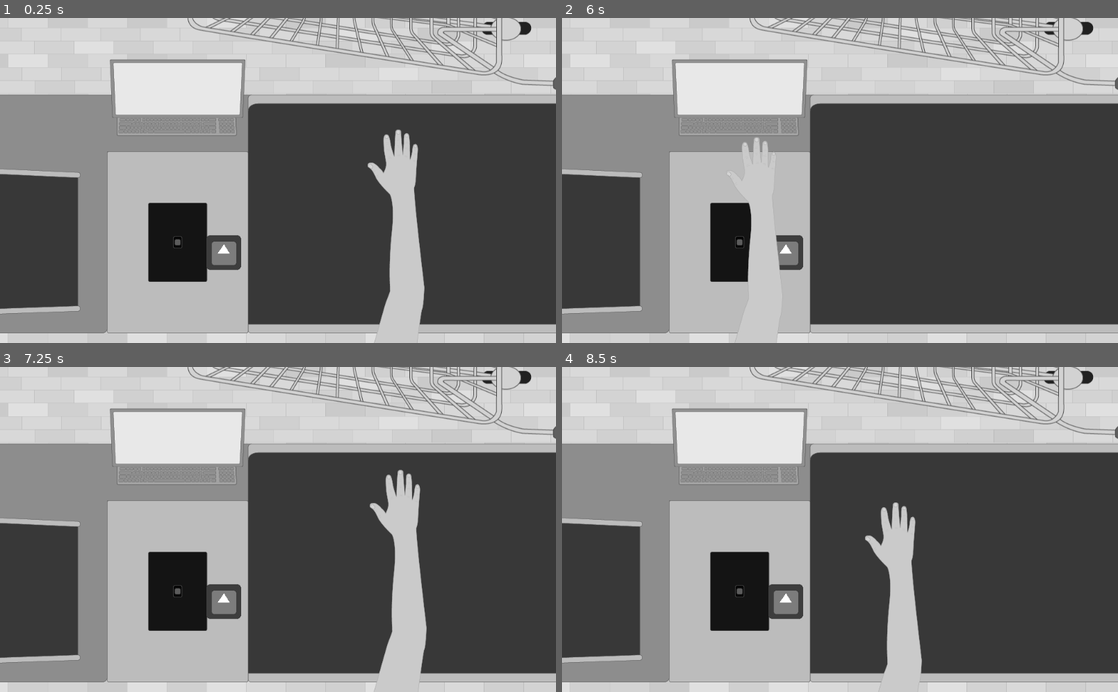
Above: before the commit, frames 1-4 (two rows, left to right).
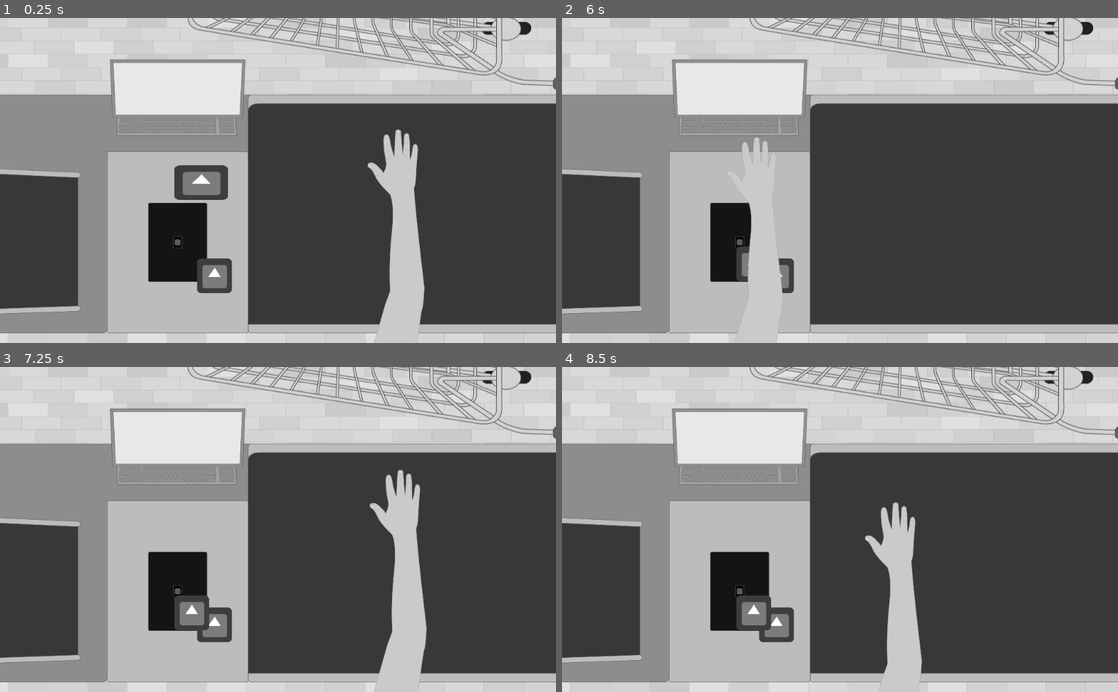
Above: after the commit, the same moments.

Repository: williamPropp/Wage-Mart
Game: Godot game, scene res://scenes/scanning_scene.tscn
Same seed, same stepped clock (60 frames per second), same inputs: the game is played once before the commit and once after it. The engine's default icon, where the game draws it, is replaced by a stand-in: a white triangle on a blue panel in a dark square.
Inputs (mouse positions are in pixels of both pictures, inside the frame that each line leads up to):
- Up to frame 1 (0.25 s): no input
- Up to frame 2 (6 s): tap Enter at 0.5, 2, 3.5 s; move the mouse to (962, 164) at 0.52 s; click (962, 164) at 0.6 s; tap Space at 1.25, 2.75, 4.25 s; move the mouse to (728, 196) at 1.27 s; click (728, 196) at 1.35 s; move the mouse to (895, 109) at 2.02 s; click (895, 109) at 2.1 s; move the mouse to (812, 245) at 2.77 s; click (812, 245) at 2.85 s; move the mouse to (1006, 229) at 3.52 s; click (1006, 229) at 3.6 s; move the mouse to (673, 131) at 4.27 s; click (673, 131) at 4.35 s; move the mouse to (867, 180) at 5.02 s; click (867, 180) at 5.1 s; move the mouse to (756, 99) at 5.77 s; click (756, 99) at 5.85 s
- Up to frame 3 (7.25 s): move the mouse to (400, 513) at 6.52 s; click (400, 513) at 6.6 s
- Up to frame 4 (8.5 s): move the mouse to (728, 545) at 7.27 s; click (728, 545) at 7.35 s; move the mouse to (895, 458) at 8.02 s; click (895, 458) at 8.1 s

The runs differ from the first frame. In frame 1, 2.1% of the frame differs, in the area x 31-44%, y 45-85%; in frame 2, 0.9%; in frame 3, 1.6%; in frame 4, 1.6%.

Commit message:
exit_conveyor and entry_converyor fully working

Diff:
--- a/prefabs/grocery_item.tscn
+++ b/prefabs/grocery_item.tscn
@@ -5,11 +5,13 @@
 
 [node name="grocery_item" type="Sprite" groups=["grocery_items"]]
 texture = ExtResource( 1 )
+centered = false
 script = ExtResource( 2 )
 
 [node name="groc_item_hbox" type="Area2D" parent="."]
 
 [node name="groc_item_hbox_poly" type="CollisionPolygon2D" parent="groc_item_hbox"]
+position = Vector2( 32, 33 )
 polygon = PoolVector2Array( -31, -31, -31, 31, 30, 31, 31, -31 )
 
 [connection signal="area_entered" from="groc_item_hbox" to="." method="_on_groc_item_hbox_area_entered"]
--- a/scanning_scene.gd
+++ b/scanning_scene.gd
@@ -16,18 +16,13 @@
 var conveyor_speed = 1
 var conveyor_rect
 
+var furthest_left_groc_item
+
 func _ready():
 	rng.randomize()
-	new_shopper()
+#	new_shopper()
 	conveyor_rect = get_adjusted_rect(conveyor)
-	spawn_grocery_item()
-
-func _physics_process(delta):
-	for i in grocery_items:
-		if(i == null):
-			pass
-		elif(is_point_within_area(i.position, conveyor_rect)):
-			i.position.x -= conveyor_speed
+#	spawn_grocery_item()
 
 func _input(event):
 	if(event is InputEventMouseMotion):
--- a/scenes/scanning_scene.tscn
+++ b/scenes/scanning_scene.tscn
@@ -49,8 +49,15 @@
 [node name="entry_conveyor" type="Area2D" parent="." groups=["entry_conveyor"]]
 
 [node name="entry_conveyor_poly" type="CollisionPolygon2D" parent="entry_conveyor"]
-position = Vector2( -20412.3, -876.566 )
-scale = Vector2( 29.1446, 4.33824 )
+position = Vector2( -21825.3, -876.566 )
+scale = Vector2( 31.0368, 4.33824 )
+polygon = PoolVector2Array( 718.05, 327, 718, 243, 740, 243, 740.132, 328 )
+
+[node name="conveyor_stop" type="Area2D" parent="." groups=["conveyor_stop"]]
+
+[node name="conveyor_stop_poly" type="CollisionPolygon2D" parent="conveyor_stop"]
+position = Vector2( 81.4714, -961 )
+scale = Vector2( 0.524295, 4.65024 )
 polygon = PoolVector2Array( 718.05, 327, 718, 243, 740, 243, 740.132, 328 )
 
 [node name="exit_conveyor" type="Area2D" parent="." groups=["exit_conveyor"]]
@@ -113,7 +120,11 @@
 }
 
 [node name="grocery_item" parent="." instance=ExtResource( 8 )]
-position = Vector2( 412, 433 )
+position = Vector2( 363, 444 )
+
+[node name="grocery_item2" parent="." instance=ExtResource( 8 )]
+position = Vector2( 321, 272 )
+scale = Vector2( 1.54688, 1 )
 
 [connection signal="area_entered" from="hand/hand_hbox" to="." method="_on_hand_hbox_area_entered"]
 [connection signal="area_exited" from="hand/hand_hbox" to="." method="_on_hand_hbox_area_exited"]
--- a/scripts/grocery_item.gd
+++ b/scripts/grocery_item.gd
@@ -8,7 +8,7 @@
 var pickup_grow_factor = 1.05
 var conveyor_speed = 2
 
-var is_conveyor_active = false
+var is_entry_conveyor_active = false
 var is_pickupable = false
 var on_entry_conveyor = false
 var on_exit_conveyor = false
@@ -39,12 +39,13 @@
 		position = Global.hand_position + click_offset
 
 func _physics_process(delta):
-	if( (on_entry_conveyor || on_exit_conveyor) && !is_dragging && is_conveyor_active):
+	if(on_entry_conveyor && !is_dragging && is_entry_conveyor_active && position.x > 460):
+		self.position.x -= conveyor_speed
+	if(on_exit_conveyor && !is_dragging):
 		self.position.x -= conveyor_speed
 
 func _on_groc_item_hbox_area_entered(area):
 	group_collision_update(area, true)
-	print(area)
 
 func _on_groc_item_hbox_area_exited(area):
 	group_collision_update(area, false)
@@ -58,6 +59,8 @@
 			print("scanned")
 	elif(area.is_in_group("entry_conveyor")):
 		on_entry_conveyor = toggle_on
-		is_conveyor_active = toggle_on
+	elif(area.is_in_group("conveyor_stop")):
+		for groc_item in get_tree().get_nodes_in_group("grocery_items"):
+			groc_item.is_entry_conveyor_active = !toggle_on
 	elif(area.is_in_group("exit_conveyor")):
 		on_exit_conveyor = toggle_on
